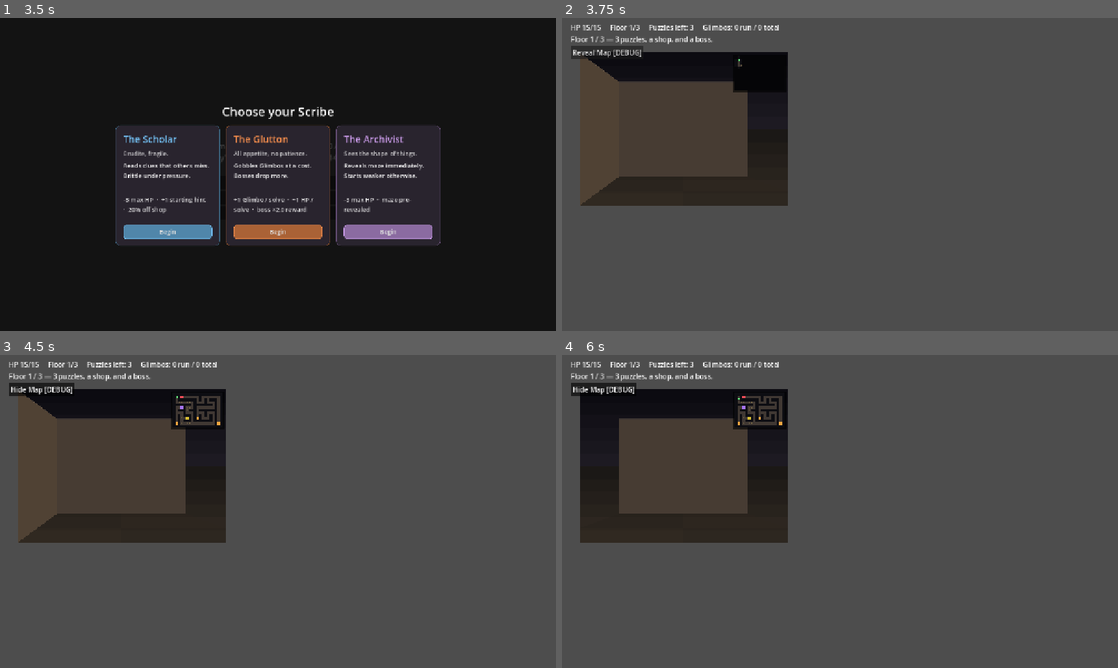
Above: before the commit, frames 1-4 (two rows, left to right).
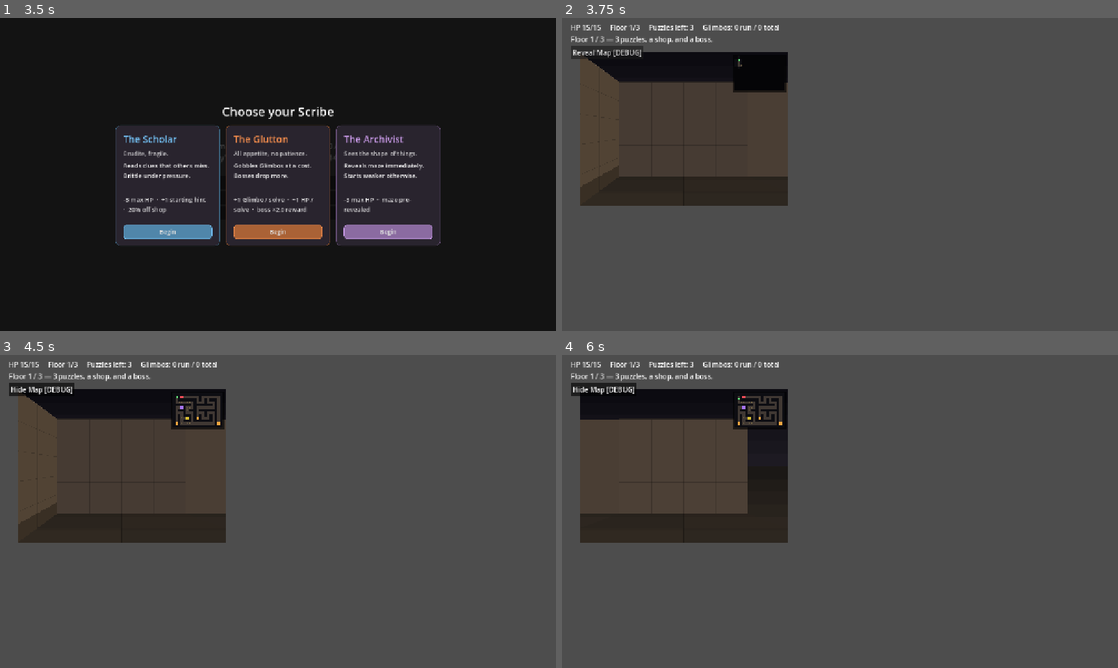
Above: after the commit, the same moments.

Repository: NickSanft/puzzle-dungeon-crawler
Game: Godot game, scene res://scenes/ui/main.tscn
The game is run twice, just before and just after one commit, with the same random seed, the same clock (stepped at 60 frames per second) and the same inputs.
Inputs (mouse positions are in pixels of both pictures, inside the frame that each line leads up to):
- Up to frame 1 (3.5 s): click "Start Run" at 0.5 s; click "Start Run" at 1.25 s; click "Start Daily" at 2 s; click "Start Daily" at 2.75 s
- Up to frame 2 (3.75 s): click "Begin" at 3.5 s
- Up to frame 3 (4.5 s): click "Reveal Map [DEBUG]" at 4.25 s
- Up to frame 4 (6 s): click "Hide Map [DEBUG]" at 5 s; tap Enter at 5.75 s; move the mouse to (962, 495) at 5.77 s; hold D from 5.78 s (still down); tap Q at 5.85 s; click (962, 495) at 5.92 s

Frame 1 is identical in both runs. In frame 2, 2.0% of the frame differs, in the area x 6-41%, y 20-56%; in frame 3, 2.0%; in frame 4, 2.1%, in the area x 3-11%, y 20-51%.

Commit message:
feat(dungeon): stone block mortar, wall color variation, floor grout, ceiling beams, moss, AO shadow

Diff:
--- a/scenes/dungeon/dungeon.gd
+++ b/scenes/dungeon/dungeon.gd
@@ -53,7 +53,12 @@
 const COLOR_TORCH := Color(0.95, 0.7, 0.3)
 const COLOR_FLOOR_PATTERN_A := Color(0.14, 0.12, 0.1, 0.25)
 const COLOR_FLOOR_PATTERN_B := Color(0.18, 0.15, 0.12, 0.25)
+const COLOR_FLOOR_GROUT := Color(0.06, 0.05, 0.04, 0.4)
 const COLOR_DOOR_FRAME := Color(0.6, 0.5, 0.35, 0.7)
+const COLOR_MORTAR := Color(0.0, 0.0, 0.0, 0.18)
+const COLOR_BEAM := Color(0.08, 0.07, 0.06, 0.55)
+const COLOR_MOSS := Color(0.2, 0.35, 0.18)
+const COLOR_WALL_SHADOW := Color(0.0, 0.0, 0.0, 0.3)  # base-of-wall AO strip
 const TRAIL_MAX := 30
 
 enum Tile { FLOOR, WALL }
@@ -348,10 +353,13 @@
 	# Back wall at the blocker, fogged toward distance.
 	if blocker <= MAX_VIS_DEPTH:
 		var fog_t: float = float(blocker) / float(MAX_VIS_DEPTH)
+		var back_tile: Vector2i = _player_pos + fwd_v * blocker
 		var back_col: Color = _wall_color_at(fog_t).lerp(COLOR_FOG, fog_t * 0.6)
+		back_col = _varied_wall_color(back_col, back_tile, 2)
 		var back_frame: Rect2 = _frame_at(float(blocker) + depth_offset)
 		back_frame.position.x += parallax_x
 		draw_rect(back_frame, back_col)
+		_draw_back_wall_stones(back_frame)
 		# Top-edge highlight on the back wall.
 		draw_line(
 			Vector2(back_frame.position.x, back_frame.position.y),
@@ -368,8 +376,12 @@
 		far_frame.position.x += parallax_x
 		var fog_near: float = float(depth) / float(MAX_VIS_DEPTH)
 
-		# Parallax floor pattern (checkerboard between frames).
+		# Ceiling support beam at this depth boundary.
+		_draw_ceiling_beam(near_frame, far_frame)
+
+		# Parallax floor pattern (checkerboard between frames) + grout.
 		_draw_floor_pattern(near_frame, far_frame, depth, depth_offset)
+		_draw_floor_grout(near_frame, far_frame)
 
 		# Torch flicker: warm glow at intersections brightens nearby walls.
 		var torch: float = _torch_brightness(depth)
@@ -377,6 +389,7 @@
 		if _is_wall_or_oob(tile_pos + left_v):
 			var col: Color = _wall_color_at(fog_near).lerp(COLOR_FOG, fog_near * 0.5)
 			col = col.darkened(0.08)
+			col = _varied_wall_color(col, tile_pos, 0)
 			if torch > 0.0:
 				col = col.lerp(COLOR_TORCH, torch)
 			var quad_l := PackedVector2Array([
@@ -386,6 +399,9 @@
 				Vector2(near_frame.position.x, near_frame.position.y + near_frame.size.y),
 			])
 			draw_colored_polygon(quad_l, col)
+			_draw_stone_lines(quad_l, depth)
+			_draw_wall_base_shadow(quad_l)
+			_draw_moss(quad_l, depth)
 			draw_line(
 				Vector2(near_frame.position.x, near_frame.position.y),
 				Vector2(far_frame.position.x, far_frame.position.y),
@@ -393,6 +409,7 @@
 
 		if _is_wall_or_oob(tile_pos + right_v):
 			var col: Color = _wall_color_at(fog_near).lerp(COLOR_FOG, fog_near * 0.45)
+			col = _varied_wall_color(col, tile_pos, 1)
 			if torch > 0.0:
 				col = col.lerp(COLOR_TORCH, torch)
 			var nx: float = near_frame.position.x + near_frame.size.x
@@ -404,10 +421,21 @@
 				Vector2(nx, near_frame.position.y + near_frame.size.y),
 			])
 			draw_colored_polygon(quad_r, col)
+			_draw_stone_lines(quad_r, depth)
+			_draw_wall_base_shadow(quad_r)
+			_draw_moss(quad_r, depth)
 			draw_line(
 				Vector2(nx, near_frame.position.y),
 				Vector2(fx, far_frame.position.y),
 				COLOR_WALL_EDGE, 1.0)
+
+		# When a side is OPEN (no wall), draw a "wall return" — the visible
+		# thickness of the wall at the corridor corner — so the back wall
+		# doesn't float with gaps on the sides.
+		if not _is_wall_or_oob(tile_pos + left_v):
+			_draw_side_opening(near_frame, far_frame, true, tile_pos, left_v, fwd_v, fog_near, torch)
+		if not _is_wall_or_oob(tile_pos + right_v):
+			_draw_side_opening(near_frame, far_frame, false, tile_pos, right_v, fwd_v, fog_near, torch)
 
 		# Door frames on tiles that contain a trigger.
 		var trig_at_depth: Dictionary = _trigger_at(tile_pos)
@@ -476,6 +504,163 @@
 	# Lintel (top bar)
 	draw_line(Vector2(far_f.position.x + 4, far_f.position.y + 2),
 		Vector2(rx, far_f.position.y + 2), col, 2.5)
+
+# --- Wall & floor detail drawing -----------------------------------------
+
+# Hash a 2D position into a deterministic 0..1 float for procedural variation.
+static func _tile_hash(x: int, y: int) -> float:
+	var h: int = (x * 374761393 + y * 668265263) & 0x7fffffff
+	h = ((h ^ (h >> 13)) * 1274126177) & 0x7fffffff
+	return float(h & 0xffff) / 65535.0
+
+# Per-wall color variation: shift the base wall color slightly using a hash
+# of the tile's world position so identical corridors read as distinct.
+func _varied_wall_color(base: Color, tile: Vector2i, side: int) -> Color:
+	var h: float = _tile_hash(tile.x * 3 + side, tile.y * 7) - 0.5
+	var shift: float = h * 0.06
+	return Color(
+		clamp(base.r + shift, 0, 1),
+		clamp(base.g + shift * 0.8, 0, 1),
+		clamp(base.b + shift * 0.5, 0, 1),
+		base.a)
+
+# Draw horizontal mortar joints + a vertical seam on a wall quad to suggest
+# stone blocks. Works for both left and right side walls.
+func _draw_stone_lines(quad: PackedVector2Array, depth: int) -> void:
+	# quad = [near_top, far_top, far_bot, near_bot] (4 corners)
+	var near_top: Vector2 = quad[0]
+	var far_top: Vector2 = quad[1]
+	var near_bot: Vector2 = quad[3]
+	var far_bot: Vector2 = quad[2]
+	var height: float = near_bot.y - near_top.y
+	if height < 16:
+		return
+	# 3-4 horizontal mortar lines evenly spaced.
+	var rows: int = 3 if height < 60 else 4
+	for i in range(1, rows + 1):
+		var t: float = float(i) / float(rows + 1)
+		var left: Vector2 = near_top.lerp(near_bot, t)
+		var right: Vector2 = far_top.lerp(far_bot, t)
+		draw_line(left, right, COLOR_MORTAR, 1.0)
+	# One vertical seam at the midpoint of the wall face.
+	var mid_top: Vector2 = near_top.lerp(far_top, 0.5)
+	var mid_bot: Vector2 = near_bot.lerp(far_bot, 0.5)
+	draw_line(mid_top, mid_bot, COLOR_MORTAR, 1.0)
+
+# Draw stone block pattern on the back (front-facing) wall.
+func _draw_back_wall_stones(frame: Rect2) -> void:
+	if frame.size.x < 12 or frame.size.y < 12:
+		return
+	var rows: int = 3 if frame.size.y < 80 else 5
+	for i in range(1, rows + 1):
+		var y: float = frame.position.y + frame.size.y * float(i) / float(rows + 1)
+		draw_line(Vector2(frame.position.x, y),
+			Vector2(frame.position.x + frame.size.x, y), COLOR_MORTAR, 1.0)
+	var cols: int = 2 if frame.size.x < 50 else 3
+	for i in range(1, cols + 1):
+		var x: float = frame.position.x + frame.size.x * float(i) / float(cols + 1)
+		draw_line(Vector2(x, frame.position.y),
+			Vector2(x, frame.position.y + frame.size.y), COLOR_MORTAR, 1.0)
+
+# Shadow strip at the base of a wall quad (ambient occlusion).
+func _draw_wall_base_shadow(quad: PackedVector2Array) -> void:
+	var near_bot: Vector2 = quad[3]
+	var far_bot: Vector2 = quad[2]
+	var near_top: Vector2 = quad[0]
+	var far_top: Vector2 = quad[1]
+	var shadow_t: float = 0.12
+	var near_shadow: Vector2 = near_bot.lerp(near_top, shadow_t)
+	var far_shadow: Vector2 = far_bot.lerp(far_top, shadow_t)
+	draw_colored_polygon(PackedVector2Array([
+		near_shadow, far_shadow, far_bot, near_bot
+	]), COLOR_WALL_SHADOW)
+
+# Moss tint on the lower portion of far walls (depth >= 3).
+func _draw_moss(quad: PackedVector2Array, depth: int) -> void:
+	if depth < 3:
+		return
+	var near_bot: Vector2 = quad[3]
+	var far_bot: Vector2 = quad[2]
+	var near_top: Vector2 = quad[0]
+	var far_top: Vector2 = quad[1]
+	var moss_t: float = 0.25
+	var near_moss: Vector2 = near_bot.lerp(near_top, moss_t)
+	var far_moss: Vector2 = far_bot.lerp(far_top, moss_t)
+	var intensity: float = clamp((float(depth) - 2.0) * 0.12, 0.0, 0.3)
+	draw_colored_polygon(PackedVector2Array([
+		near_moss, far_moss, far_bot, near_bot
+	]), Color(COLOR_MOSS.r, COLOR_MOSS.g, COLOR_MOSS.b, intensity))
+
+# Ceiling support beam at a depth boundary.
+func _draw_ceiling_beam(near_f: Rect2, far_f: Rect2) -> void:
+	var beam_h: float = max(2.0, (near_f.position.y - far_f.position.y) * 0.15)
+	if beam_h < 1.5:
+		return
+	draw_rect(Rect2(
+		far_f.position.x, far_f.position.y - beam_h * 0.5,
+		far_f.size.x, beam_h), COLOR_BEAM)
+
+# Grout lines on a floor checker quad.
+func _draw_floor_grout(near_f: Rect2, far_f: Rect2) -> void:
+	var y_far: float = far_f.position.y + far_f.size.y
+	var y_near: float = near_f.position.y + near_f.size.y
+	if y_near - y_far < 4:
+		return
+	var mid_y: float = (y_far + y_near) * 0.5
+	# Horizontal grout at mid-Y.
+	draw_line(Vector2(near_f.position.x, mid_y),
+		Vector2(near_f.position.x + near_f.size.x, mid_y), COLOR_FLOOR_GROUT, 1.0)
+	# Vertical grout at center-X (between the two checker columns).
+	var mid_x_near: float = (near_f.position.x + near_f.position.x + near_f.size.x) * 0.5
+	var mid_x_far: float = (far_f.position.x + far_f.position.x + far_f.size.x) * 0.5
+	draw_line(Vector2(mid_x_far, y_far), Vector2(mid_x_near, y_near), COLOR_FLOOR_GROUT, 1.0)
+
+# When a side corridor is OPEN, draw the visible geometry through the
+# opening: (a) the wall "return" (the thickness of the wall at the corner)
+# and (b) any back wall visible at the end of the side corridor.
+func _draw_side_opening(near_f: Rect2, far_f: Rect2, is_left: bool,
+		tile: Vector2i, side_v: Vector2i, fwd_v: Vector2i,
+		fog: float, torch: float) -> void:
+	var wall_col: Color = _wall_color_at(fog).lerp(COLOR_FOG, fog * 0.55)
+	wall_col = wall_col.darkened(0.12)
+	if torch > 0.0:
+		wall_col = wall_col.lerp(COLOR_TORCH, torch * 0.5)
+
+	# (a) Thin wall return: only draw when there IS a wall around the
+	# corner (the tile ahead on this side). The return shows the edge
+	# thickness of that wall, NOT a solid fill across the opening.
+	var fwd_tile: Vector2i = tile + fwd_v
+	if _is_wall_or_oob(fwd_tile + side_v):
+		# The wall at depth+1 extends onto this side. Draw the perpendicular
+		# face as a thin strip at the far frame edge.
+		var strip_w: float = max(2.0, (near_f.size.x - far_f.size.x) * 0.12)
+		if is_left:
+			draw_rect(Rect2(far_f.position.x - strip_w, far_f.position.y,
+				strip_w, far_f.size.y), wall_col)
+		else:
+			var rx_far: float = far_f.position.x + far_f.size.x
+			draw_rect(Rect2(rx_far, far_f.position.y,
+				strip_w, far_f.size.y), wall_col)
+
+	# (b) Side corridor back wall: one tile into the side corridor looking
+	# forward. If that tile's forward neighbour is a wall, draw a recessed
+	# face visible through the opening.
+	var side_tile: Vector2i = tile + side_v
+	var side_far_tile: Vector2i = side_tile + fwd_v
+	if _is_wall_or_oob(side_far_tile):
+		var recessed_col: Color = _wall_color_at(fog + 0.15).lerp(COLOR_FOG, (fog + 0.15) * 0.5)
+		if is_left:
+			var gap_w: float = far_f.position.x - near_f.position.x
+			if gap_w > 3.0:
+				draw_rect(Rect2(near_f.position.x, far_f.position.y,
+					gap_w, far_f.size.y), recessed_col)
+		else:
+			var rx_far: float = far_f.position.x + far_f.size.x
+			var rx_near: float = near_f.position.x + near_f.size.x
+			var gap_w: float = rx_near - rx_far
+			if gap_w > 3.0:
+				draw_rect(Rect2(rx_far, far_f.position.y,
+					gap_w, far_f.size.y), recessed_col)
 
 # Torch flicker: add warm glow on walls near intersections.
 func _torch_brightness(depth: int) -> float:
